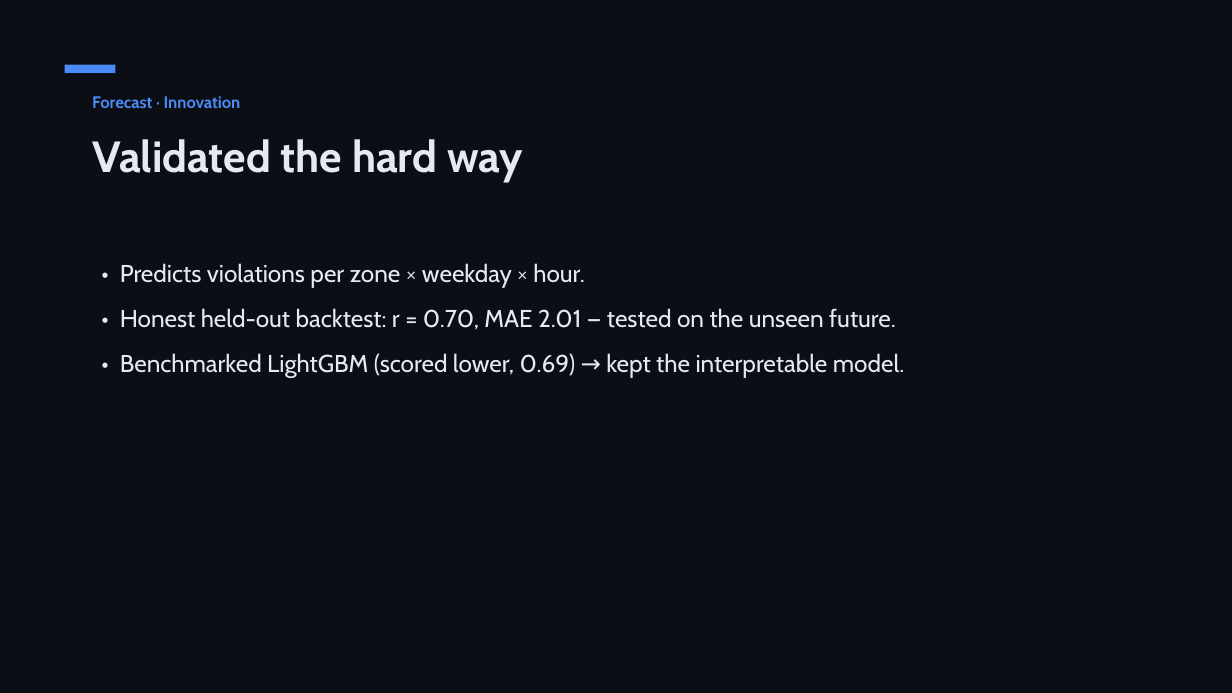
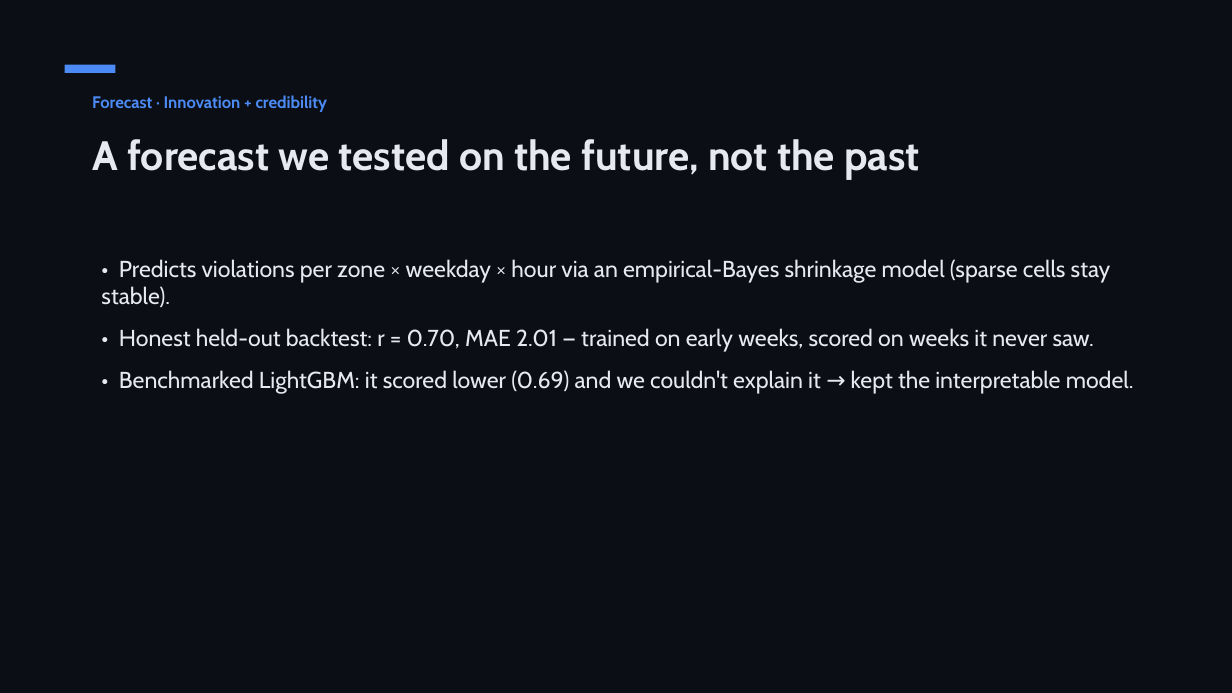
Before and after one commit to shubhambhattog/flipkart-gridlock-2.0-r2, a slide deck: slide 7 of pitch/ParkPulse_Deck.pptx. Drawn at 1232x693 pixels with LibreOffice and Linux fonts; fonts in the diff are those of the drawing. Boxes give left, top, right and bottom in pixels: in the first picture for what was removed or moved away, otherwise in the second. Text is boxed around its words. In the diff, an @@ line names an element or a change of style, - is before the commit and + after.

```diff
--- a/pitch/ParkPulse_Deck.pptx
+++ b/pitch/ParkPulse_Deck.pptx
@@ text at box(92, 95, 328, 112): text changed @@
-Forecast · Innovation
+Forecast · Innovation + credibility
@@ text at box(92, 139, 919, 180): text changed; size 34 to 32 pt @@
-Validated the hard way
+A forecast we tested on the future, not the past
@@ text at box(101, 259, 1134, 394): text changed; size 19 to 18 pt @@
-• Predicts violations per zone × weekday × hour.
-• Honest held-out backtest: r = 0.70, MAE 2.01 — tested on the unseen future.
-• Benchmarked LightGBM (scored lower, 0.69) → kept the interpretable model.
+• Predicts violations per zone × weekday × hour via an empirical-Bayes shrinkage model (sparse cells stay stable).
+• Honest held-out backtest: r = 0.70, MAE 2.01 — trained on early weeks, scored on weeks it never saw.
+• Benchmarked LightGBM: it scored lower (0.69) and we couldn't explain it → kept the interpretable model.
```
Also in this commit, not shown: 12 other slides changed, 1 slide added, 20 other files.
